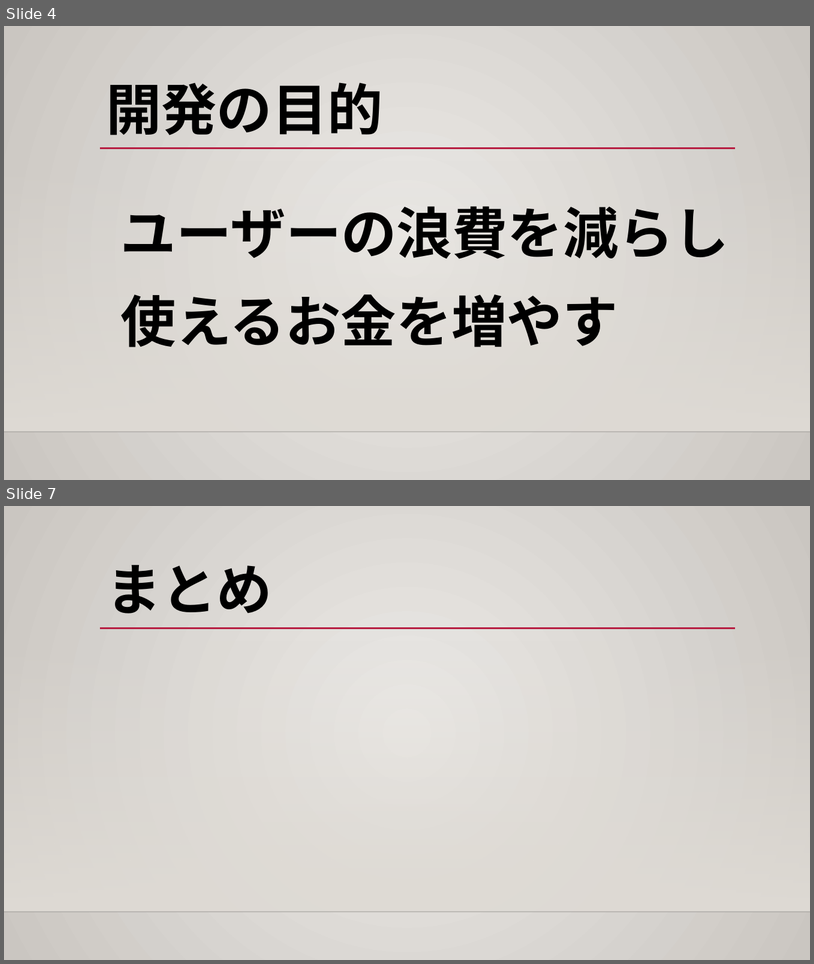
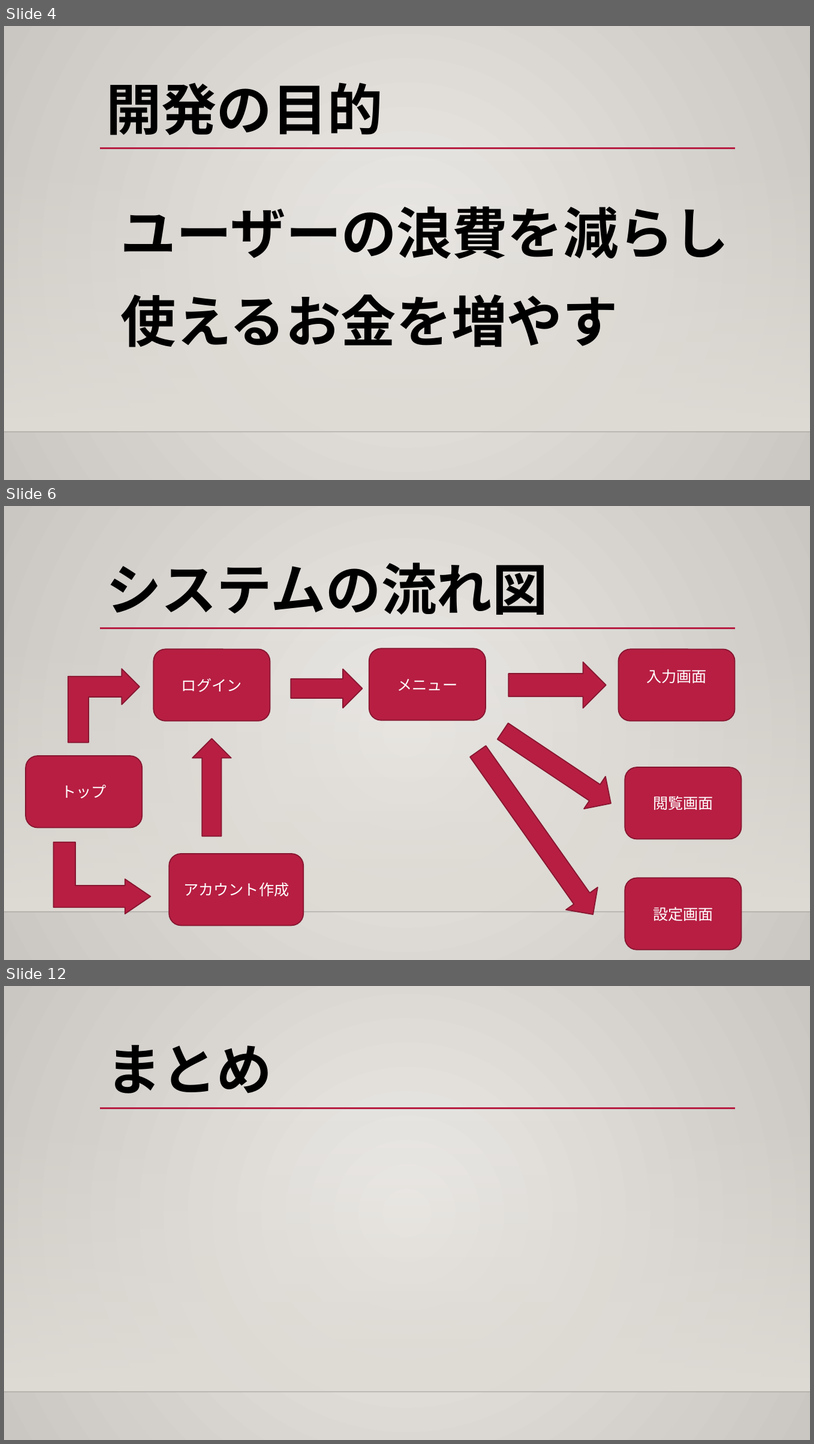
Before and after one commit to ShunjiYamamoto/groupA, a slide deck: 9.発表資料/グループディスカッション_グループA.pptx. Shown one above the other, each under a label of ours: slides 4 and 7 before the commit, slides 4, 6 and 12 after it; the slides between them are not shown. The pictures are 814x964 and 814x1444 pixels, drawn with LibreOffice and Linux fonts; fonts in the diff are those of the drawing; background and template pictures are left out. Boxes give left, top, right and bottom in pixels: in the first picture for what was removed or moved away, otherwise in the second. Text is boxed around its words. In the diff, an @@ line names an element or a change of style, - is before the commit and + after.

```diff
--- a/9.発表資料/グループディスカッション_グループA.pptx
+++ b/9.発表資料/グループディスカッション_グループA.pptx
@@ slide 6 added at <box>4,506,810,960</box>, background gradient #ECEAE7 to #CAC7C1; not listed: 3 template elements that a slide beside it also shows @@
@@ title added at <box>106,562,548,615</box>, 66 pt, text #000000, bold @@
+システムの流れ図
@@ rounded rectangle added at <box>153,649,270,721</box>, fill #B71E42, outline #871631 1.25 pt, 18 pt, text #FFFFFF @@
+ログイン
@@ rounded rectangle added at <box>369,648,486,720</box>, fill #B71E42, outline #871631 1.25 pt, 18 pt, text #FFFFFF @@
+メニュー
@@ rounded rectangle added at <box>618,649,735,721</box>, fill #B71E42, outline #871631 1.25 pt, 18 pt, text #FFFFFF @@
+入力画面
@@ right arrow added at <box>509,662,606,708</box>, fill #B71E42, outline #871631 1.25 pt @@
@@ bent up arrow added at <box>68,669,140,742</box>, fill #B71E42, outline #871631 1.25 pt @@
@@ right arrow added at <box>291,669,363,708</box>, fill #B71E42, outline #871631 1.25 pt @@
@@ right arrow added at <box>492,715,622,820</box>, fill #B71E42, outline #871631 1.25 pt @@
@@ right arrow added at <box>192,739,231,836</box>, fill #B71E42, outline #871631 1.25 pt @@
@@ rounded rectangle added at <box>26,756,143,828</box>, fill #B71E42, outline #871631 1.25 pt, 18 pt, text #FFFFFF @@
+トップ
@@ right arrow added at <box>462,740,609,925</box>, fill #B71E42, outline #871631 1.25 pt @@
@@ rounded rectangle added at <box>625,768,742,840</box>, fill #B71E42, outline #871631 1.25 pt, 18 pt, text #FFFFFF @@
+閲覧画面
@@ bent up arrow added at <box>54,842,151,914</box>, fill #B71E42, outline #871631 1.25 pt @@
@@ rounded rectangle added at <box>169,853,303,925</box>, fill #B71E42, outline #871631 1.25 pt, 18 pt, text #FFFFFF @@
+アカウント作成
@@ rounded rectangle added at <box>625,878,742,950</box>, fill #B71E42, outline #871631 1.25 pt, 18 pt, text #FFFFFF @@
+設定画面
@@ what was slide 7 is now slide 12 @@
```
Also in this commit, not shown: 2 slides changed, 5 other slides added, 1 slide removed, 3 other files.
